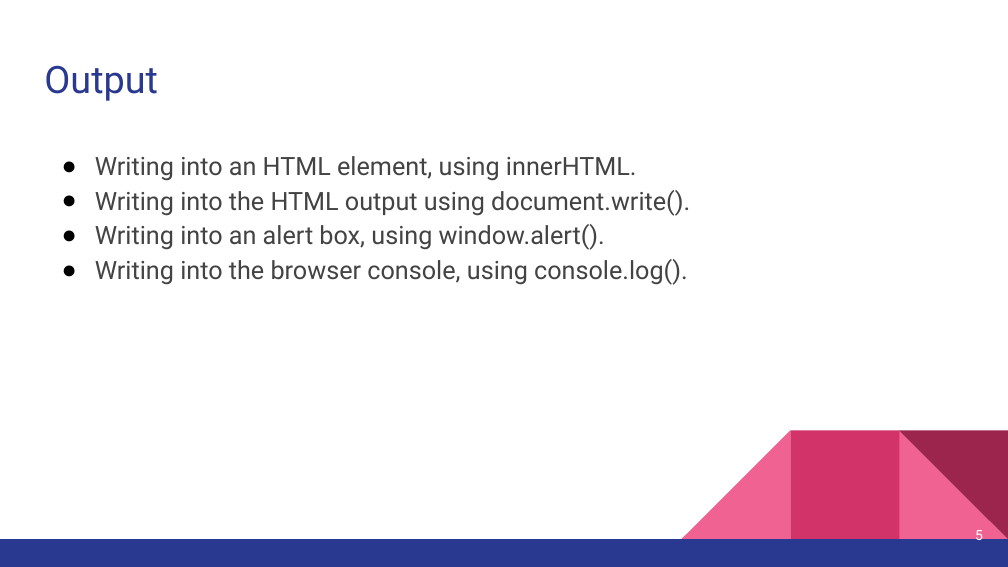
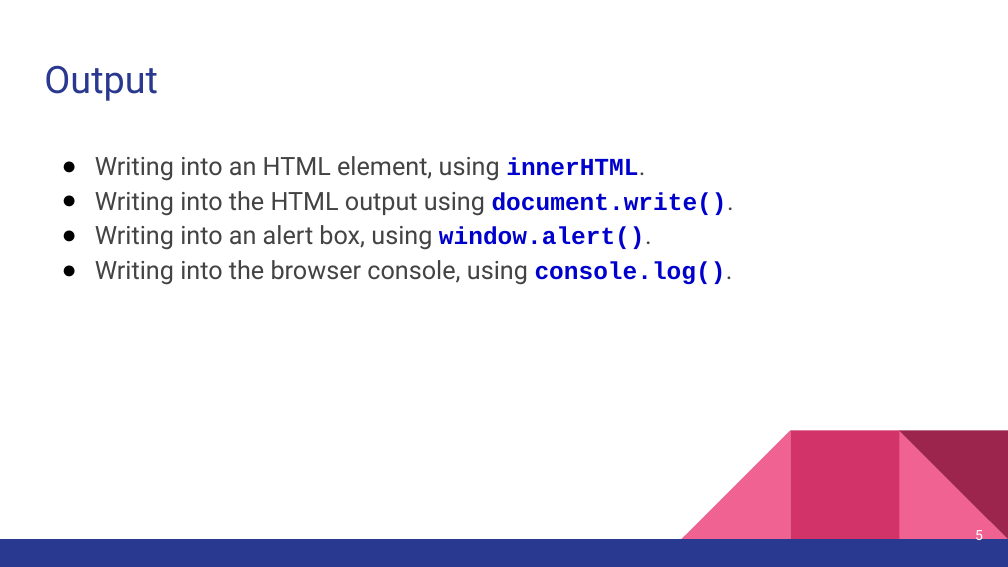
Before and after one commit to nadamedhat27/Full-Stack, a slide deck: slide 5 of JavaScript/JavaScript_Session-1.pptx. Drawn at 1008x567 pixels with LibreOffice and Linux fonts; fonts in the diff are those of the drawing. Boxes give left, top, right and bottom in pixels: in the first picture for what was removed or moved away, otherwise in the second. Text is boxed around its words. In the diff, an @@ line names an element or a change of style, - is before the commit and + after.

```diff
--- a/JavaScript/JavaScript_Session-1.pptx
+++ b/JavaScript/JavaScript_Session-1.pptx
@@ text "Writing into an HTML element, ..." at (95, 156, 727, 285): size 18 to 17.5 pt, font Roboto to Courier New, text colour #434343 to #0000CD, highlight none to #FFFFFF, bold on in "innerHTML.", "document.write().", "window.alert().", "console.log()." @@
```
Also in this commit, not shown: 2 other slides changed, 1 other file.
